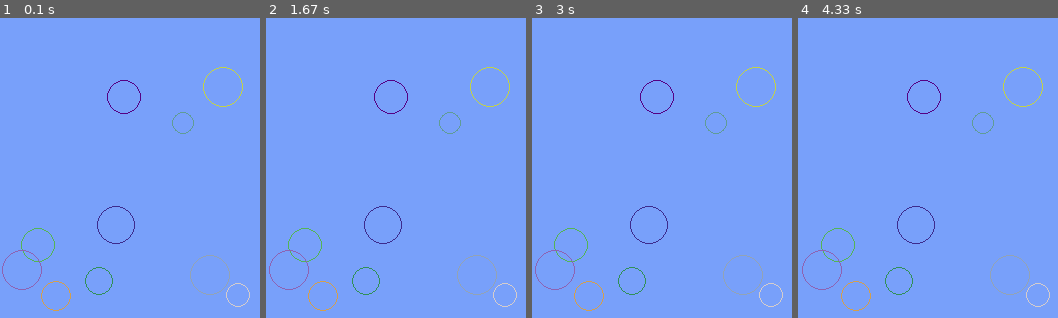
Above: before the commit, frames 1-4 (left to right).
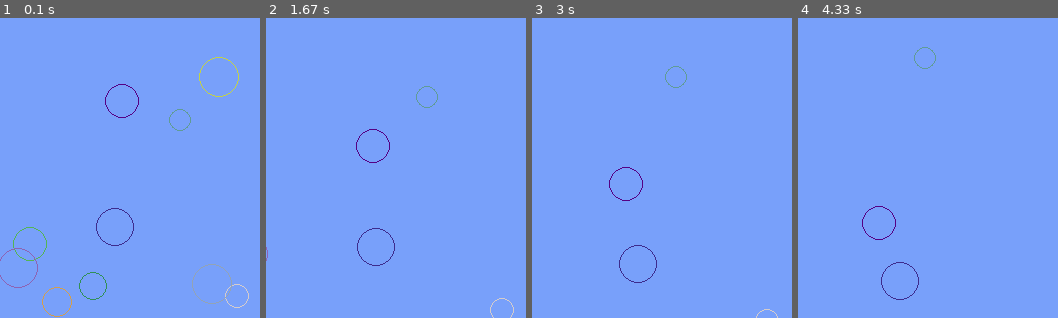
Above: after the commit, the same moments.

Repository: maciejbac/pyGame
Game: pygame game, started from main.py
Two runs of this game, one before a commit and one after it. Both use one fixed random seed, a clock stepped at 60 frames per second and the inputs below.
Inputs:
- Up to frame 1 (0.1 s): no input
- Up to frame 2 (1.67 s): no input
- Up to frame 3 (3 s): no input
- Up to frame 4 (4.33 s): no input

The runs differ from the first frame. In frame 1, 2.1% of the frame differs, in the area x 0-97%, y 13-100%; in frame 2, 1.5%; in frame 3, 1.5%; in frame 4, 1.5%.

Commit message:
Random ball speed and angle added

Diff:
--- a/main.py
+++ b/main.py
@@ -43,7 +43,11 @@
     particle_size = random.randint(10, 20)
     particle_x = random.randint(particle_size, width - particle_size)
     particle_y = random.randint(particle_size, height - particle_size)
-    my_particles.append(Particle(particle_x, particle_y, particle_size))
+
+    particle = Particle(particle_x, particle_y, particle_size)
+    particle.speed = random.random()
+    particle.angle = random.uniform(0, math.pi * 2)
+    my_particles.append(particle)
 
 while running:
     for event in pygame.event.get():
